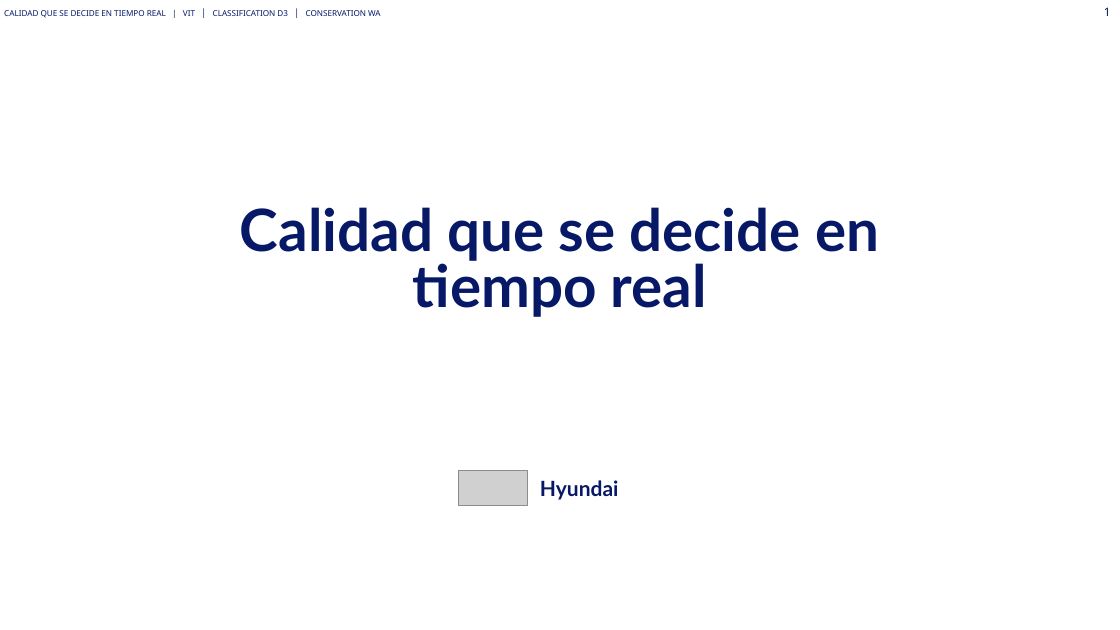
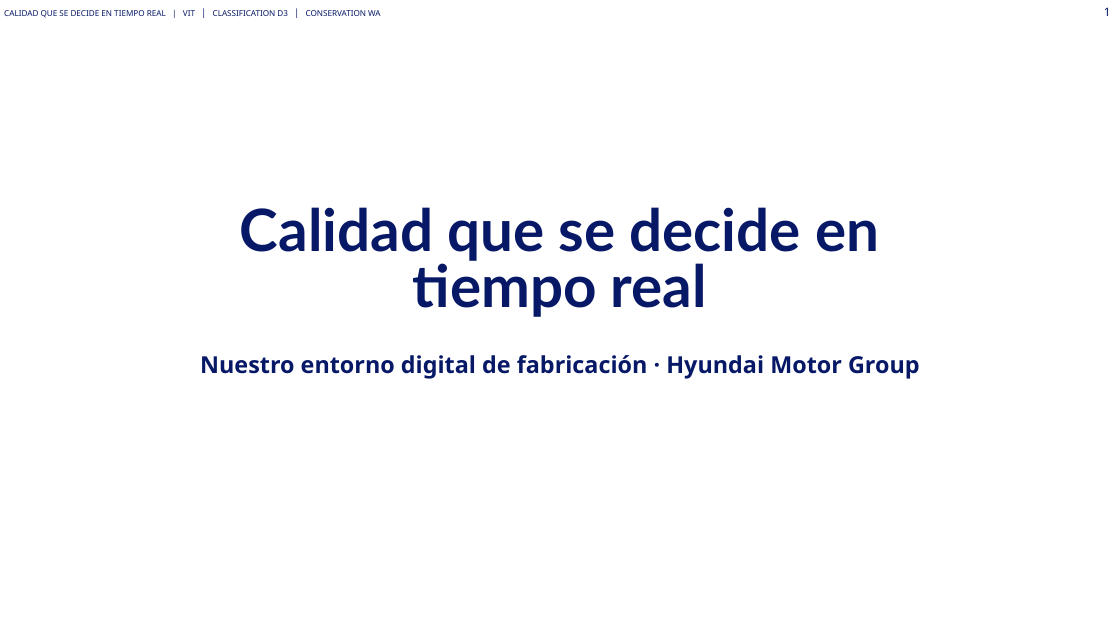
Before and after one commit to Asierenux/blank-app, a slide deck: slide 1 of presentaciones/Michelin_Hyundai_Fabricacion_Digital_ES_plantilla2026.pptx. Drawn at 1120x630 pixels with LibreOffice and Linux fonts; fonts in the diff are those of the drawing; grey boxes stand for pictures; background and template pictures are left out. Boxes give left, top, right and bottom in pixels: in the first picture for what was removed or moved away, otherwise in the second. Text is boxed around its words. In the diff, an @@ line names an element or a change of style, - is before the commit and + after.

```diff
--- a/presentaciones/Michelin_Hyundai_Fabricacion_Digital_ES_plantilla2026.pptx
+++ b/presentaciones/Michelin_Hyundai_Fabricacion_Digital_ES_plantilla2026.pptx
@@ text added at box(200, 355, 920, 379), 20 pt, text #061866, bold @@
+Nuestro entorno digital de fabricación · Hyundai Motor Group
@@ picture removed at box(459, 471, 528, 506) @@
@@ text removed at box(540, 480, 619, 500) @@
-Hyundai
```
Also in this commit, not shown: 23 other slides changed, 2 slides added, 2 slides removed, 1 other file.
